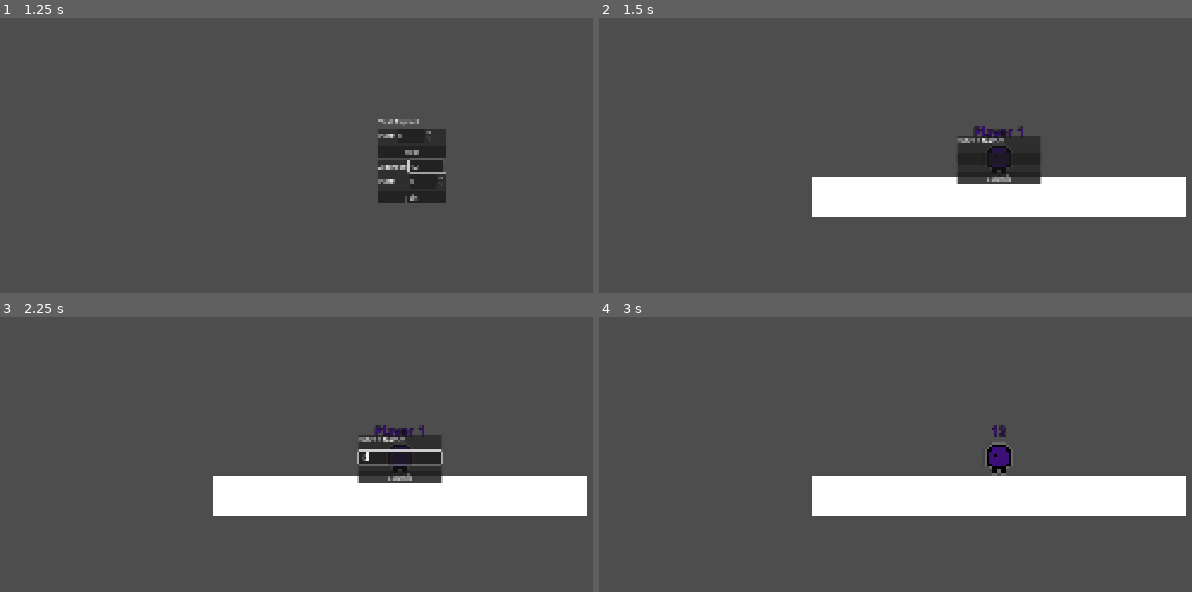
Above: before the commit, frames 1-4 (two rows, left to right).
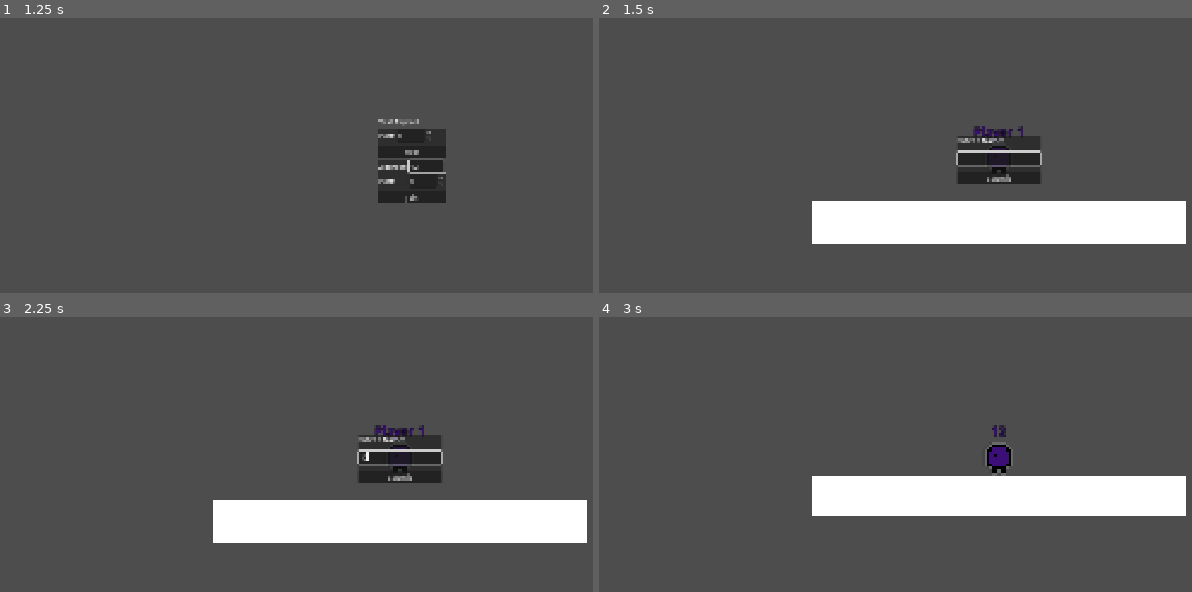
Above: after the commit, the same moments.

Repository: Mrneptune11/Unlimited-Games-Jam
Game: Godot game, scene res://Main/Lobby/Lobby.tscn
Two runs of this game, one before a commit and one after it. Both use one fixed random seed, a clock stepped at 60 frames per second and the inputs below.
Inputs (mouse positions are in pixels of both pictures, inside the frame that each line leads up to):
- Up to frame 1 (1.25 s): click (426, 166) at 0.52 s; type "12" at 0.6 s
- Up to frame 2 (1.5 s): click "Host" at 1.25 s
- Up to frame 3 (2.25 s): click (397, 457) at 2.02 s; type "12" at 2.1 s
- Up to frame 4 (3 s): click "Submit" at 2.75 s

Frame 1 is identical in both runs. In frame 2, 12% of the frame differs, in the area x 35-99%, y 48-83%; in frame 3, 12%; in frame 4, nothing differs.

Commit message:
Touch ups and doc

Diff:
--- a/Main/Lobby/lobby.gd
+++ b/Main/Lobby/lobby.gd
@@ -1,11 +1,11 @@
 class_name Lobby extends Node2D
 
-const MAX_PLAYERS = 50
-const DEFAULT_PORT = 47218
+const MAX_PLAYERS = 15 ##15 max players for now
+const DEFAULT_PORT = 47218 ##Default port number
 
 const PLAYER_SCN:PackedScene = preload("res://Objects/Player/Player.tscn")
-var available_colors:Array[StringName] = []
-var player_idx:int = 0
+var available_colors:Array[StringName] = [] ##Stores generated colors for a match
+var player_idx:int = 0 ##Player number
 
 #-------------------------------------------------------------------------------
 
@@ -119,9 +119,6 @@
 	level_idx = new_level_idx
 	$Level.add_child.call_deferred(level, true)
 
-	# Listen to level events
-	#level.goal_reached.connect(_on_goal_reached, ConnectFlags.CONNECT_ONE_SHOT)
-
 	#spawn players to 0,0
 	teleport_players(Vector2.ZERO)
 
@@ -174,6 +171,7 @@
 	var player: Player = PLAYER_SCN.instantiate()
 	player.name = str(peer_id)
 
+	#Set up player to start
 	player.color_id = available_colors.pop_at(player_idx)
 	player_idx += 1
 	player.character = player_idx
--- a/Objects/Death/explosion.gd
+++ b/Objects/Death/explosion.gd
@@ -1,4 +1,5 @@
 class_name Explosion extends GPUParticles2D
 
+##Kill self when done
 func _ready()->void:
 	self.finished.connect(queue_free)
--- a/Objects/Entry Box/entry_box.gd
+++ b/Objects/Entry Box/entry_box.gd
@@ -1,7 +1,10 @@
 class_name EntryBox extends PanelContainer
 
-@onready var my_button:Button = $HBox/Button
-@onready var my_entry:LineEdit = $HBox/Entry
+#This class could be expanded for text entry events
+
+@onready var my_button:Button = $HBox/Button ##Submit Button
+@onready var my_entry:LineEdit = $HBox/Entry ##line entry
 
 func _ready()->void:
+	my_entry.grab_focus()
 	my_button.pressed.connect(queue_free)
--- a/Objects/NameLabel/name_label.gd
+++ b/Objects/NameLabel/name_label.gd
@@ -1,5 +1,6 @@
 class_name NameLabel extends Label
 
+##Label sets itself up
 func set_label(my_text:String, my_color:Color)->void:
 	text = my_text
 	modulate = my_color
--- a/Objects/Player/Player.tscn
+++ b/Objects/Player/Player.tscn
@@ -61,15 +61,12 @@
 properties/0/path = NodePath(".:character")
 properties/0/spawn = true
 properties/0/replication_mode = 2
-properties/1/path = NodePath(".:points")
+properties/1/path = NodePath(".:color_id")
 properties/1/spawn = true
 properties/1/replication_mode = 2
-properties/2/path = NodePath(".:color_id")
+properties/2/path = NodePath(".:player_name")
 properties/2/spawn = true
 properties/2/replication_mode = 2
-properties/3/path = NodePath(".:player_name")
-properties/3/spawn = true
-properties/3/replication_mode = 2
 
 [node name="Player" type="CharacterBody2D" unique_id=1936875832]
 script = ExtResource("1_cac6a")
--- a/Objects/Player/player.gd
+++ b/Objects/Player/player.gd
@@ -18,10 +18,15 @@
 	FALL = 3,
 }
 
+#States of play the player can be in
+enum Mode {
+	PAUSE = 0,
+	PLAY = 1,
+	SPECTATE = 2,
+}
+
 var peer_id: int = 1 # The peer that controls this player
 var local: bool = true # If this player belongs to the local peer
-
-var points:int = 0
 
 #Color id of the player
 var color_id:String = "#FFFFFF"
@@ -52,6 +57,10 @@
 			sprite.play()
 
 
+var mode: Mode = Mode.PAUSE :
+	set (value):
+		mode = value
+
 var direction: float = 1.0 : # Which direction the player is facing
 	set(value):
 		# Restrict to either exactly 1.0 or -1.0
@@ -65,7 +74,7 @@
 		player_name = value
 #-------------------------------------------------------------------------------
 
-var death_scene:PackedScene = preload("res://Objects/Death/explosion.tscn")
+var death_scene:PackedScene = preload("res://Objects/Death/explosion.tscn") #Explosion scene
 
 # Life cycle
 
@@ -80,9 +89,11 @@
 		# Activate the camera if local
 		$Camera2D.make_current()
 
+	#Create the player label and ask their name
 	create_label()
 	ask_name()
 
+#Teleports peers to a specific position
 @rpc("authority", "call_local", "reliable")
 func teleport(new_pos: Vector2) -> void:
 	velocity = Vector2.ZERO
@@ -92,14 +103,15 @@
 #-------------------------------------------------------------------------------
 
 func _input(_event: InputEvent) -> void:
-	if (!local): return
-
+	if (!local || mode == Mode.PAUSE): return #Prevent input from others / during pause
+
+	#Test for explosions
 	if Input.is_key_label_pressed(KEY_0):
 		explode()
 
 func _physics_process(delta: float) -> void:
 	# Only process physics if local
-	if (!local): return
+	if (!local || mode == Mode.PAUSE): return #Prevent input from others / during pause
 
 	# Retrieve inputs as a convenient vector
 	var input_v: Vector2 = Input.get_vector(
@@ -126,11 +138,14 @@
 
 
 func _process(_delta: float) -> void:
+	#Sync the ui labels with the player
 	var screen_pos = get_viewport().get_canvas_transform() * global_position
 	label_pos = screen_pos
 	my_label.position = label_pos
 
 #-------------------------------------------------------------------------------
+
+#State machine for basic physics
 
 func _state_idle(input_v: Vector2, delta: float) -> void:
 	if (_check_fall()): return
@@ -147,7 +162,6 @@
 func _state_jump(input_v: Vector2, delta: float) -> void:
 	if (_check_fall()): return
 	_air_controls(input_v, delta)
-	points+=1
 
 func _state_fall(input_v: Vector2, delta: float) -> void:
 	# Control in air
@@ -166,6 +180,8 @@
 
 #-------------------------------------------------------------------------------
 
+#Physics helper functions
+
 func _check_fall() -> bool:
 	if (!is_on_floor() && velocity.y > 0.0):
 		state = State.FALL
@@ -202,9 +218,14 @@
 
 #-------------------------------------------------------------------------------
 
+#Explosion  logic
+
+#Wrapper for the rpc call
 func explode()->void:
 	spawn_explosion.rpc(global_position, Color(color_id))
 
+
+##Explosion are not a syncronized object, but rather every player spawns one at the correct position
 @rpc("any_peer", "call_local", "reliable")
 func spawn_explosion(pos: Vector2, color: Color):
 	var explosion: Explosion = death_scene.instantiate()
@@ -215,30 +236,37 @@
 
 #-------------------------------------------------------------------------------
 
+##Updates the player's label
 func update_label(label:String)->void:
-	print(label)
+	#print(label)
 	player_name = label
 	my_label.text = player_name
 
+##Instantiates the players label and adds it to the UI
 func create_label() -> void:
 	var player_label: NameLabel = preload("res://Objects/NameLabel/NameLabel.tscn").instantiate()
 	player_label.set_label(player_name, color_id)
 	my_label = player_label
 	get_node("/root/Lobby/UI").add_child(player_label)
 
-
+	self.tree_exiting.connect(my_label.queue_free) #Ensure label dies with a given player
+
+##Request for players to name themselves
+#TODO probably needs better validation
 func ask_name()->void:
 	if (!local): return
 
+	mode = Mode.PAUSE
+
 	var name_box:EntryBox = preload("res://Objects/Entry Box/EntryBox.tscn").instantiate()
 	get_node("/root/Lobby/UI").add_child(name_box)
-
-
 	name_box.my_button.pressed.connect(func():
 		set_player_name.rpc(name_box.my_entry.text)
+		mode = Mode.PLAY
 	)
 
+##Synchronize name changes across clients
 @rpc("any_peer", "call_local")
-func set_player_name(name: String):
-	player_name = name
-	my_label.text = name
+func set_player_name(new_name: String):
+	player_name = new_name
+	my_label.text = new_name
